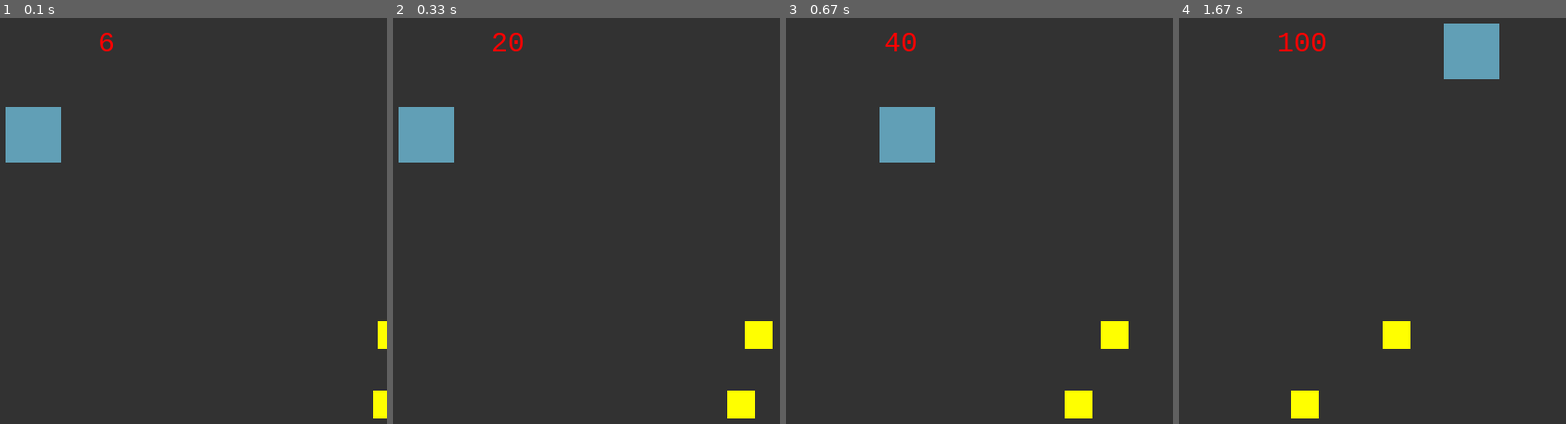
Above: before the commit, frames 1-4 (left to right).
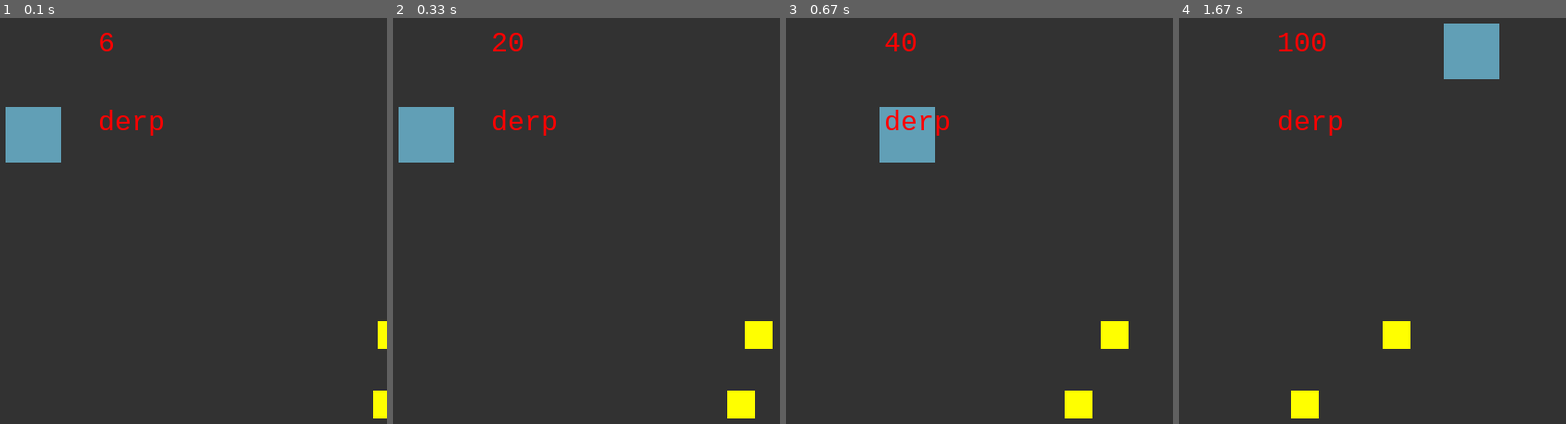
Above: after the commit, the same moments.

Repository: tfb414/code-practice
Game: pygame game, started from DigitalCrafts/Week2/Day3/blockyblocks.py
Same seed, same stepped clock (60 frames per second), same inputs: the game is played once before the commit and once after it.
Inputs:
- Up to frame 1 (0.1 s): no input
- Up to frame 2 (0.33 s): no input
- Up to frame 3 (0.67 s): hold Right from 0.33 s (still down)
- Up to frame 4 (1.67 s): release Right at 0.8 s; hold Up 0.83-1.13 s; hold Right 1.17-1.63 s

The runs differ from the first frame. In frame 1, 0.3% of the frame differs, in the area x 25-43%, y 22-29%; in frame 2, 0.3%; in frame 3, 0.3%; in frame 4, 0.3%.

Commit message:
updates the score_counter to add text, will move that and put that into a menu soon

Diff:
--- a/DigitalCrafts/Week2/Day3/blockyblocks.py
+++ b/DigitalCrafts/Week2/Day3/blockyblocks.py
@@ -19,7 +19,6 @@
             self.number_of_blocks = 1
             self.score_count = 0
             self.quit = False
-
 
         def block_mover(self, number_of_blocks, array_of_blocks):
             for block in array_of_blocks.blocks_array:
@@ -51,11 +50,19 @@
                 number_of_blocks = number_of_blocks + 1
             return number_of_blocks
 
+        def menu(self):
+            menu = game_world.font.render("derp", 1, (255,0,0))
+            game_world.screen.blit(menu, (200, 100))
+            # return score_count
+
         def game_loop(self):
             while not game_world.quit:
                 for event in pygame.event.get():
                     if event.type == pygame.QUIT:
                         game_world.quit = True
+
+
+
                 game_world.screen.fill((50,50,50))
                 hero.move()
                 game_world.number_of_blocks = game_world.difficulty(game_world.score_count, array_of_blocks, game_world.number_of_blocks)
@@ -63,6 +70,8 @@
                 game_world.quit = collision
                 game_world.block_mover(game_world.number_of_blocks, array_of_blocks)
                 game_world.score_count = game_world.show_score(game_world.score_count)
+                menu = game_world.font.render("derp", 1, (255,0,0))
+                game_world.screen.blit(menu, (200, 100))
 
                 pygame.display.update()
                 game_world.clock.tick(60)
@@ -122,7 +131,7 @@
 
     array_of_blocks = Create_blocks()
     array_of_blocks.spawn(game_world.number_of_blocks)
-
+    # game_world.menu()
     hero = Hero()
     game_world.game_loop()
 
